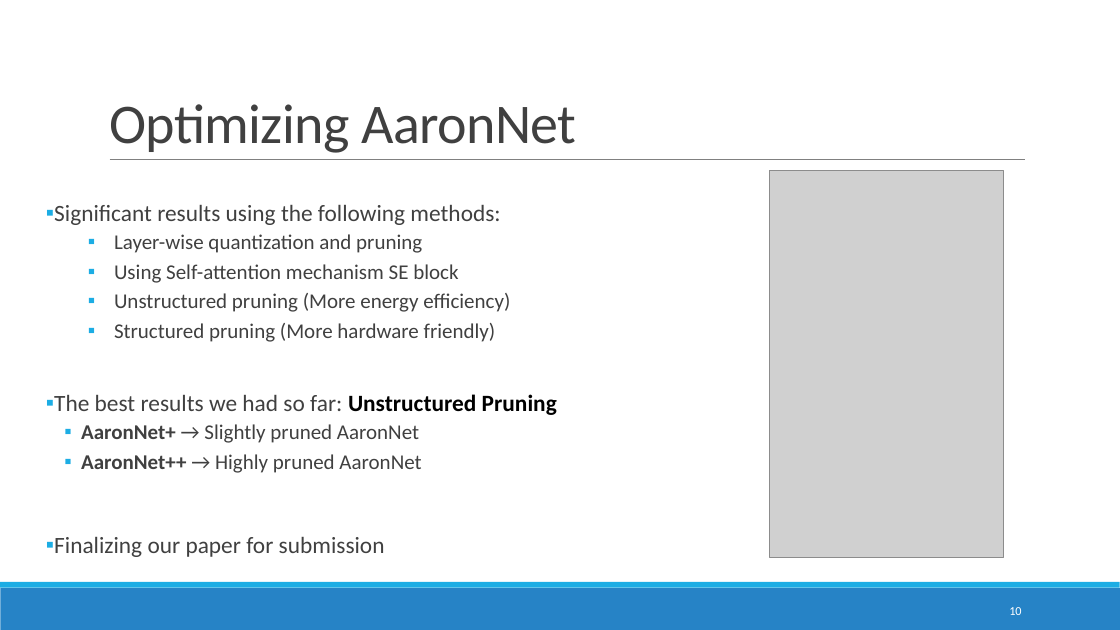
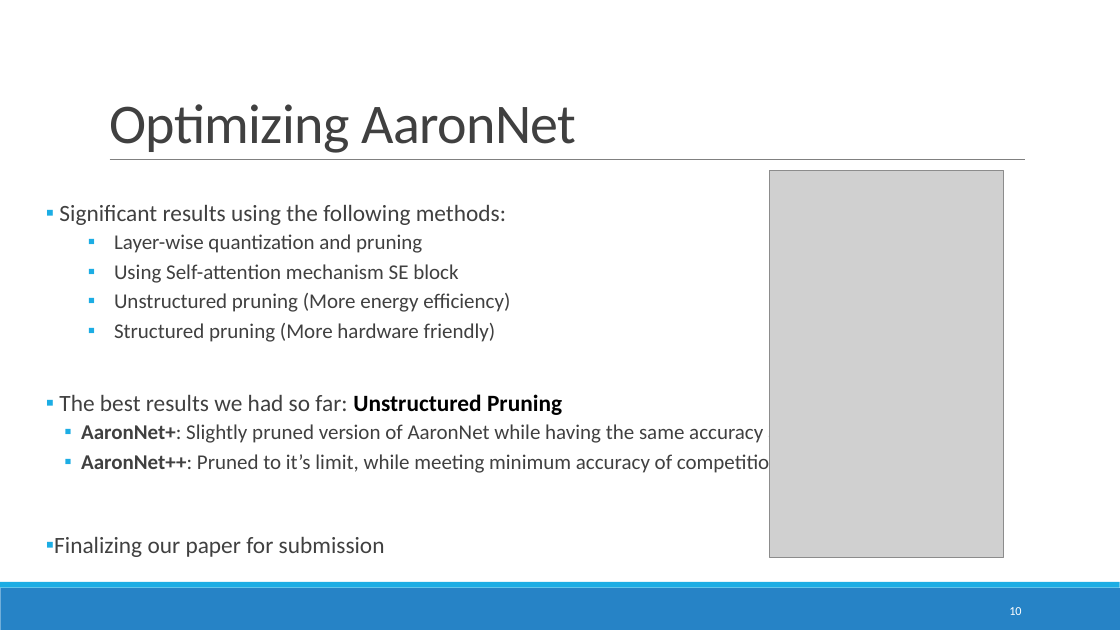
Before and after one commit to ITU-AI-ML-in-5G-Challenge/ITU-ML5G-PS-007-Aaronica, a slide deck: slide 10 of Presentation/GrandFinale.pptx. Drawn at 1120x630 pixels with LibreOffice and Linux fonts; fonts in the diff are those of the drawing; grey boxes stand for pictures. Boxes give left, top, right and bottom in pixels: in the first picture for what was removed or moved away, otherwise in the second. Text is boxed around its words. In the diff, an @@ line names an element or a change of style, - is before the commit and + after.

Commit message:
Presentation is uploaded

```diff
--- a/Presentation/GrandFinale.pptx
+++ b/Presentation/GrandFinale.pptx
@@ text at <box>81,421,786,475</box>: text changed @@
-  ▪ AaronNet+ → Slightly pruned AaronNet
-  ▪ AaronNet++ → Highly pruned AaronNet
+  ▪ AaronNet+: Slightly pruned version of AaronNet while having the same accuracy as AaronNet
+  ▪ AaronNet++: Pruned to it’s limit, while meeting minimum accuracy of competition
```
Also in this commit, not shown: 12 other slides changed, 2 other files.
